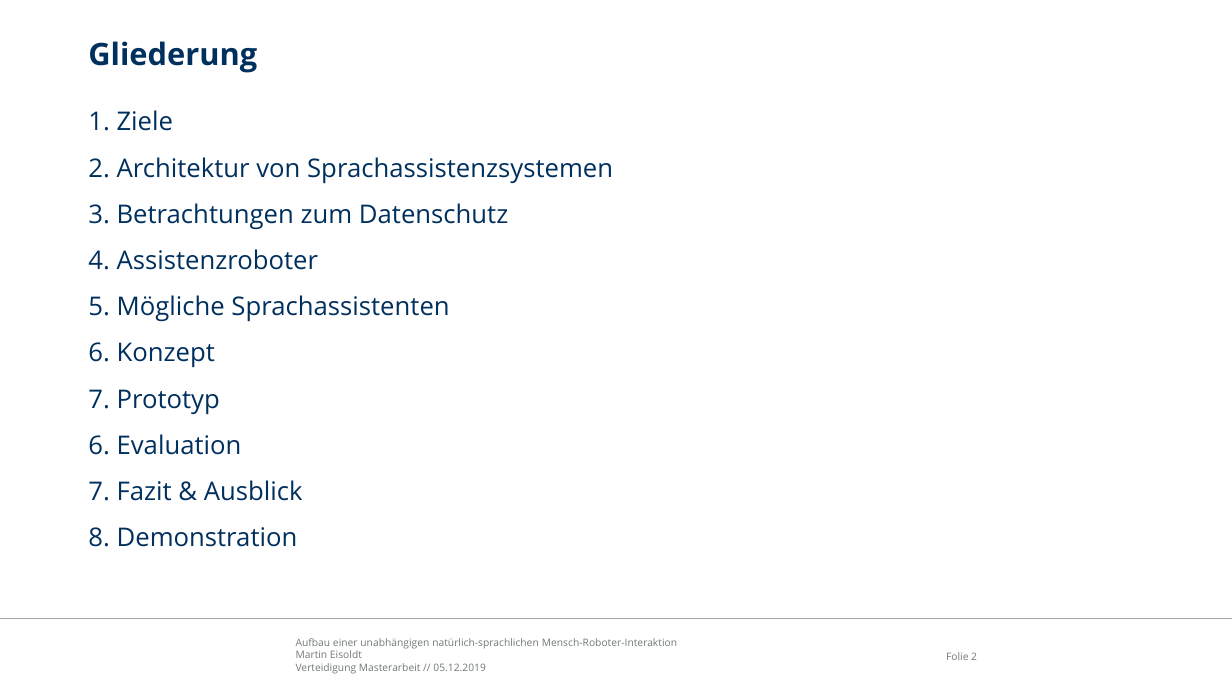
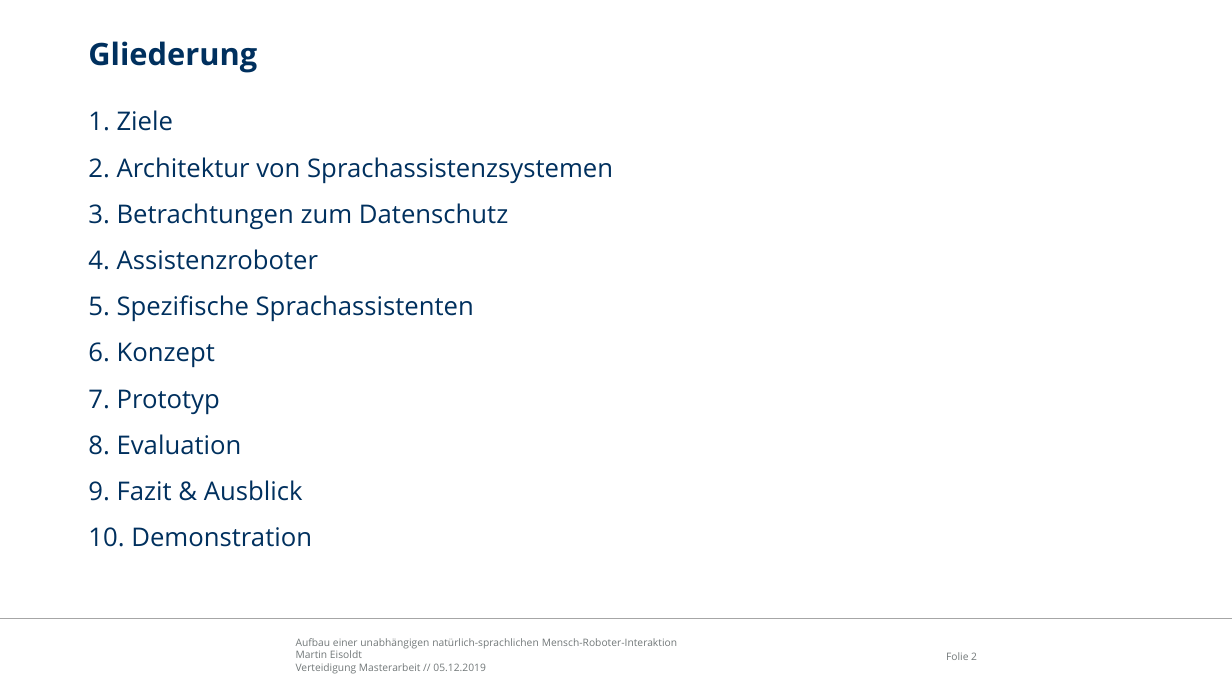
Before and after one commit to edegeyer/masterarbeit, a slide deck: slide 2 of verteidigung/verteidigung.pptx. Drawn at 1232x693 pixels with LibreOffice and Linux fonts; fonts in the diff are those of the drawing; background and template pictures are left out. Boxes give left, top, right and bottom in pixels: in the first picture for what was removed or moved away, otherwise in the second. Text is boxed around its words. In the diff, an @@ line names an element or a change of style, - is before the commit and + after.

```diff
--- a/verteidigung/verteidigung.pptx
+++ b/verteidigung/verteidigung.pptx
@@ text at (88,295,474,322): text changed @@
-5. Mögliche Sprachassistenten
+5. Spezifische Sprachassistenten
@@ text at (88,434,312,547): text changed @@
-6. Evaluation
-7. Fazit & Ausblick
-8. Demonstration
+8. Evaluation
+9. Fazit & Ausblick
+10. Demonstration
```
Also in this commit, not shown: 8 other slides changed, 7 slides added, 1 slide removed, 3 other files.
